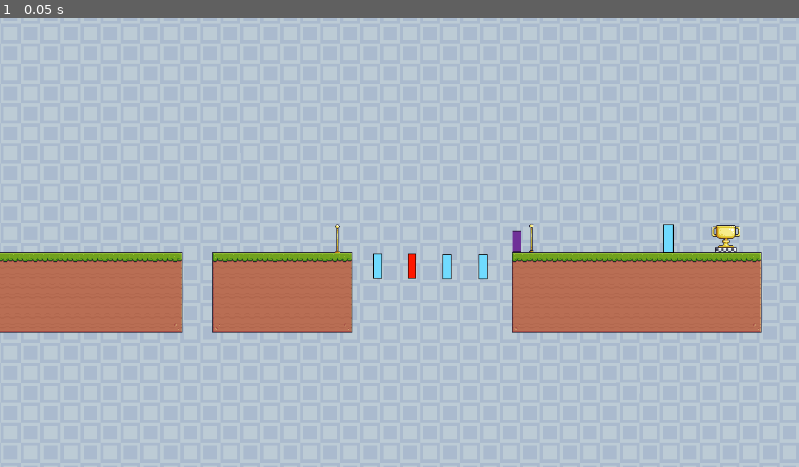
Above: before the commit, frame 1.
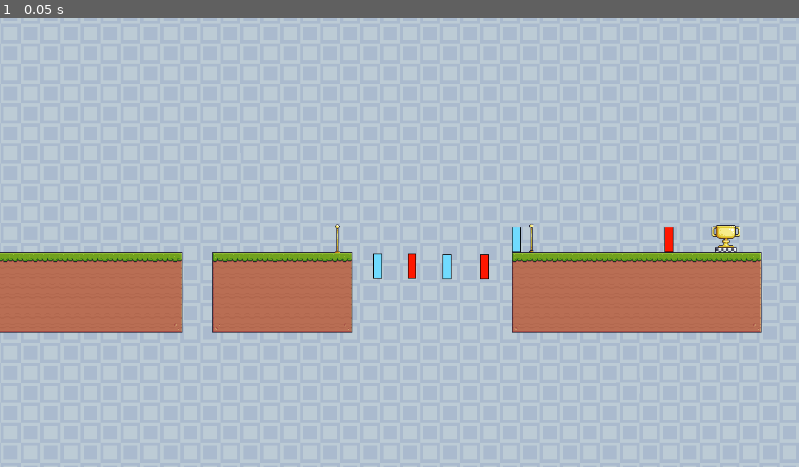
Above: after the commit, the same moment.

Repository: Zarlden/Syncronauts
Game: Godot game, scene res://Level/level_1.tscn
Same seed, same stepped clock (60 frames per second), same inputs: the game is played once before the commit and once after it. This scene is started directly instead of the project's main scene.
Inputs:
- Up to frame 1 (0.05 s): no input

The runs differ from the first frame. In frame 1, 0.2% of the frame differs, in the area x 59-85%, y 45-59%.

Commit message:
Removed purple/white from lvl1

Diff:
--- a/Level/level_1.tscn
+++ b/Level/level_1.tscn
@@ -8,7 +8,6 @@
 [ext_resource type="PackedScene" uid="uid://bqtpmqybxghfy" path="res://Interactable_Objects/checkpoint.tscn" id="7_o57h3"]
 [ext_resource type="PackedScene" uid="uid://bxlqdtfthhrtj" path="res://Interactable_Objects/Barrier/BarrierBlue.tscn" id="8_1fi8t"]
 [ext_resource type="PackedScene" uid="uid://pouw3u2i4c6d" path="res://Interactable_Objects/goal.tscn" id="8_4cfu4"]
-[ext_resource type="PackedScene" uid="uid://cmk8wrhy4l1rd" path="res://Interactable_Objects/Barrier/BarrierPurple.tscn" id="9_mckuv"]
 
 [sub_resource type="TileSetAtlasSource" id="TileSetAtlasSource_vhq63"]
 texture = ExtResource("1_7l7et")
@@ -498,12 +497,11 @@
 [node name="BarrierBlue2" parent="." index="11" instance=ExtResource("8_1fi8t")]
 position = Vector2(553, 37)
 
-[node name="Barrier" parent="." index="12" instance=ExtResource("9_mckuv")]
-position = Vector2(777, -1)
+[node name="BarrierRed" parent="." index="12" instance=ExtResource("7_4hb5c")]
+position = Vector2(725, 40)
 
 [node name="BarrierBlue3" parent="." index="13" instance=ExtResource("8_1fi8t")]
-position = Vector2(722, 38)
-
-[node name="BarrierBlue4" parent="." index="14" instance=ExtResource("8_1fi8t")]
-position = Vector2(1019, -7)
-scale = Vector2(1.21808, 1.13005)
+position = Vector2(775, -6)
+
+[node name="BarrierRed3" parent="." index="14" instance=ExtResource("7_4hb5c")]
+position = Vector2(1021, -4)
Not shown: 1 places in Level/level_1.tscn that only renumber resources
